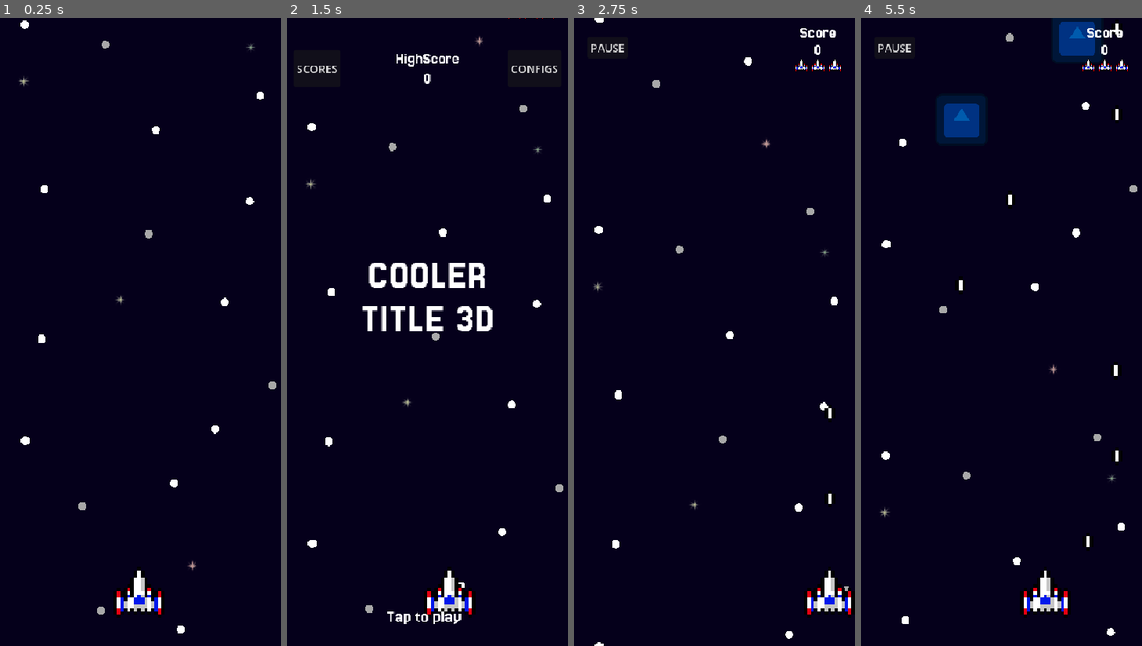
Above: before the commit, frames 1-4 (left to right).
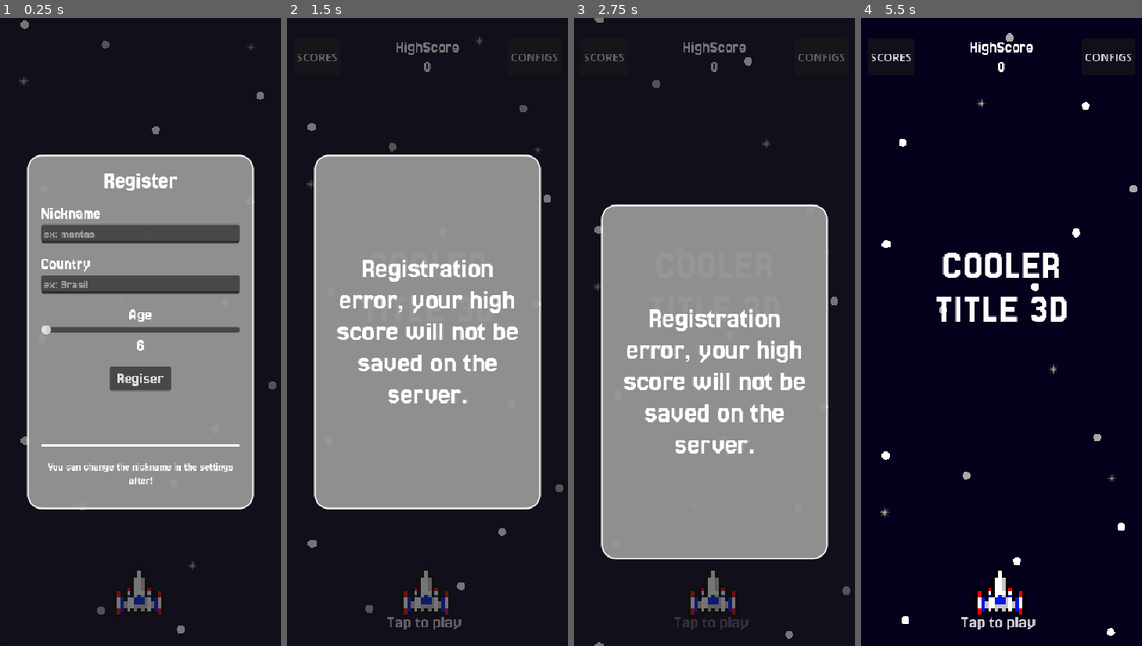
Above: after the commit, the same moments.

Repository: Juawo/space-shooter
Game: Godot game, scene res://scenes/game/main.tscn
Two runs of this game, one before a commit and one after it. Both use one fixed random seed, a clock stepped at 60 frames per second and the inputs below. The engine's default icon, where the game draws it, is replaced by a stand-in: a white triangle on a blue panel in a dark square.
Inputs (mouse positions are in pixels of both pictures, inside the frame that each line leads up to):
- Up to frame 1 (0.25 s): no input
- Up to frame 2 (1.5 s): click (427, 375) at 0.5 s, where only the run after the commit has a clickable "Regiser"; tap Enter at 1.25 s; hold Right (ui_right) from 1.28 s (still down)
- Up to frame 3 (2.75 s): release Right (ui_right) at 2 s; click (607, 49) at 2 s, where only the run before the commit has a clickable "PAUSE"
- Up to frame 4 (5.5 s): tap Enter every 0.75 s from 2.75 to 5 s; hold Left (ui_left) 2.78-3.53 s; hold Right (ui_right) 3.53-5.03 s; hold Left (ui_left) from 5.03 s (still down)

The runs differ from the first frame. In frame 1, 46% of the frame differs, in the area x 6-99%, y 0-98%; in frame 2, 48%; in frame 3, 48%, in the area x 3-100%, y 0-100%; in frame 4, 7.6%.

Commit message:
Implement player registration functionality and enhance UI feedback in the registration scene

Diff:
--- a/project.godot
+++ b/project.godot
@@ -17,9 +17,9 @@
 
 [autoload]
 
+ApiManager="*res://scripts/game/api-manager.gd"
 SessionState="*res://scripts/game/session-state.gd"
 SaveManager="*res://scripts/game/save-manager.gd"
-ApiManager="*res://scripts/game/api-manager.gd"
 GameEvents="*res://scripts/game/game-events.gd"
 
 [display]
--- a/scenes/ui/Register/register.tscn
+++ b/scenes/ui/Register/register.tscn
@@ -4,7 +4,7 @@
 [ext_resource type="FontFile" uid="uid://d30hgfkq7jl3v" path="res://assets/ui/fonts/Jersey_25/Jersey25-Regular.ttf" id="1_va7qf"]
 
 [sub_resource type="StyleBoxFlat" id="StyleBoxFlat_5snb6"]
-bg_color = Color(0.6, 0.6, 0.6, 0.63529414)
+bg_color = Color(0.6, 0.6, 0.6, 0.9254902)
 border_width_left = 2
 border_width_top = 2
 border_width_right = 2
@@ -25,14 +25,26 @@
 tracks/0/type = "value"
 tracks/0/imported = false
 tracks/0/enabled = true
-tracks/0/path = NodePath(".:position")
+tracks/0/path = NodePath("Panel2:modulate")
 tracks/0/interp = 1
 tracks/0/loop_wrap = true
 tracks/0/keys = {
 "times": PackedFloat32Array(0),
 "transitions": PackedFloat32Array(1),
 "update": 0,
-"values": [Vector2(33, 165)]
+"values": [Color(1, 1, 1, 1)]
+}
+tracks/1/type = "value"
+tracks/1/imported = false
+tracks/1/enabled = true
+tracks/1/path = NodePath("MarginContainer:position")
+tracks/1/interp = 1
+tracks/1/loop_wrap = true
+tracks/1/keys = {
+"times": PackedFloat32Array(0),
+"transitions": PackedFloat32Array(1),
+"update": 0,
+"values": [Vector2(0, 0)]
 }
 
 [sub_resource type="Animation" id="Animation_5snb6"]
@@ -41,14 +53,26 @@
 tracks/0/type = "value"
 tracks/0/imported = false
 tracks/0/enabled = true
-tracks/0/path = NodePath(".:position")
+tracks/0/path = NodePath("Panel2:modulate")
 tracks/0/interp = 2
 tracks/0/loop_wrap = true
 tracks/0/keys = {
+"times": PackedFloat32Array(0, 0.53333336),
+"transitions": PackedFloat32Array(1, 1),
+"update": 0,
+"values": [Color(1, 1, 1, 1), Color(1, 1, 1, 0)]
+}
+tracks/1/type = "value"
+tracks/1/imported = false
+tracks/1/enabled = true
+tracks/1/path = NodePath("MarginContainer:position")
+tracks/1/interp = 2
+tracks/1/loop_wrap = true
+tracks/1/keys = {
 "times": PackedFloat32Array(0, 0.23333333, 0.5),
 "transitions": PackedFloat32Array(1, 1, 1),
 "update": 0,
-"values": [Vector2(33, 165), Vector2(33, 175), Vector2(33, -498)]
+"values": [Vector2(0, 0), Vector2(0, 70), Vector2(0, -760)]
 }
 
 [sub_resource type="AnimationLibrary" id="AnimationLibrary_en3hr"]
@@ -58,32 +82,43 @@
 }
 
 [node name="Register" type="Control"]
+z_index = 30
 custom_minimum_size = Vector2(305, 419)
 layout_mode = 3
-anchor_left = 0.080000006
-anchor_top = 0.18
-anchor_right = 0.89800006
-anchor_bottom = 0.66800004
-offset_left = 0.0399971
-offset_top = -0.060012817
-offset_right = 0.052642822
-offset_bottom = 0.4446411
+anchors_preset = 15
+anchor_right = 1.0
+anchor_bottom = 1.0
+offset_bottom = 0.00036621094
 grow_horizontal = 2
 grow_vertical = 2
 script = ExtResource("1_5snb6")
-metadata/_edit_use_anchors_ = true
-
-[node name="Panel" type="Panel" parent="."]
+
+[node name="Panel2" type="Panel" parent="."]
 layout_mode = 1
 anchors_preset = 15
 anchor_right = 1.0
 anchor_bottom = 1.0
 grow_horizontal = 2
 grow_vertical = 2
+
+[node name="MarginContainer" type="MarginContainer" parent="."]
+layout_mode = 1
+anchors_preset = 15
+anchor_right = 1.0
+anchor_bottom = 1.0
+grow_horizontal = 2
+grow_vertical = 2
+theme_override_constants/margin_left = 40
+theme_override_constants/margin_top = 200
+theme_override_constants/margin_right = 40
+theme_override_constants/margin_bottom = 200
+
+[node name="Panel" type="Panel" parent="MarginContainer"]
+layout_mode = 2
 theme_override_styles/panel = SubResource("StyleBoxFlat_5snb6")
 metadata/_edit_use_anchors_ = true
 
-[node name="MarginContainer" type="MarginContainer" parent="Panel"]
+[node name="MarginContainer" type="MarginContainer" parent="MarginContainer/Panel"]
 layout_mode = 1
 anchors_preset = 15
 anchor_right = 1.0
@@ -96,73 +131,73 @@
 theme_override_constants/margin_bottom = 20
 metadata/_edit_use_anchors_ = true
 
-[node name="VBoxContainer" type="VBoxContainer" parent="Panel/MarginContainer"]
+[node name="VBoxContainer" type="VBoxContainer" parent="MarginContainer/Panel/MarginContainer"]
 layout_mode = 2
 theme_override_constants/separation = 18
 
-[node name="Label" type="Label" parent="Panel/MarginContainer/VBoxContainer"]
+[node name="Label" type="Label" parent="MarginContainer/Panel/MarginContainer/VBoxContainer"]
 layout_mode = 2
 theme_override_fonts/font = ExtResource("1_va7qf")
 theme_override_font_sizes/font_size = 34
 text = "Register"
 horizontal_alignment = 1
 
-[node name="Nickname" type="VBoxContainer" parent="Panel/MarginContainer/VBoxContainer"]
-layout_mode = 2
-
-[node name="NicknameLabe" type="Label" parent="Panel/MarginContainer/VBoxContainer/Nickname"]
+[node name="Nickname" type="VBoxContainer" parent="MarginContainer/Panel/MarginContainer/VBoxContainer"]
+layout_mode = 2
+
+[node name="NicknameLabe" type="Label" parent="MarginContainer/Panel/MarginContainer/VBoxContainer/Nickname"]
 layout_mode = 2
 theme_override_fonts/font = ExtResource("1_va7qf")
 theme_override_font_sizes/font_size = 24
 text = "Nickname"
 
-[node name="NicknameInput" type="LineEdit" parent="Panel/MarginContainer/VBoxContainer/Nickname"]
+[node name="NicknameInput" type="LineEdit" parent="MarginContainer/Panel/MarginContainer/VBoxContainer/Nickname"]
 layout_mode = 2
 theme_override_fonts/font = ExtResource("1_va7qf")
 theme_override_font_sizes/font_size = 18
 placeholder_text = "ex: mantas"
 max_length = 20
 
-[node name="Country" type="VBoxContainer" parent="Panel/MarginContainer/VBoxContainer"]
-layout_mode = 2
-
-[node name="CountryLabel" type="Label" parent="Panel/MarginContainer/VBoxContainer/Country"]
+[node name="Country" type="VBoxContainer" parent="MarginContainer/Panel/MarginContainer/VBoxContainer"]
+layout_mode = 2
+
+[node name="CountryLabel" type="Label" parent="MarginContainer/Panel/MarginContainer/VBoxContainer/Country"]
 layout_mode = 2
 theme_override_fonts/font = ExtResource("1_va7qf")
 theme_override_font_sizes/font_size = 24
 text = "Country"
 
-[node name="CountryInput" type="LineEdit" parent="Panel/MarginContainer/VBoxContainer/Country"]
+[node name="CountryInput" type="LineEdit" parent="MarginContainer/Panel/MarginContainer/VBoxContainer/Country"]
 layout_mode = 2
 theme_override_fonts/font = ExtResource("1_va7qf")
 theme_override_font_sizes/font_size = 18
 placeholder_text = "ex: Brasil"
 
-[node name="Age" type="VBoxContainer" parent="Panel/MarginContainer/VBoxContainer"]
+[node name="Age" type="VBoxContainer" parent="MarginContainer/Panel/MarginContainer/VBoxContainer"]
 layout_mode = 2
 theme_override_constants/separation = 2
 
-[node name="AgeLabel" type="Label" parent="Panel/MarginContainer/VBoxContainer/Age"]
+[node name="AgeLabel" type="Label" parent="MarginContainer/Panel/MarginContainer/VBoxContainer/Age"]
 layout_mode = 2
 theme_override_fonts/font = ExtResource("1_va7qf")
 theme_override_font_sizes/font_size = 24
 text = "Age"
 horizontal_alignment = 1
 
-[node name="AgeInput" type="HSlider" parent="Panel/MarginContainer/VBoxContainer/Age"]
+[node name="AgeInput" type="HSlider" parent="MarginContainer/Panel/MarginContainer/VBoxContainer/Age"]
 layout_mode = 2
 min_value = 6.0
 value = 6.0
 tick_count = 1
 
-[node name="AgeValue" type="Label" parent="Panel/MarginContainer/VBoxContainer/Age"]
+[node name="AgeValue" type="Label" parent="MarginContainer/Panel/MarginContainer/VBoxContainer/Age"]
 layout_mode = 2
 theme_override_fonts/font = ExtResource("1_va7qf")
 theme_override_font_sizes/font_size = 24
 text = "6"
 horizontal_alignment = 1
 
-[node name="Button" type="Button" parent="Panel/MarginContainer/VBoxContainer"]
+[node name="Button" type="Button" parent="MarginContainer/Panel/MarginContainer/VBoxContainer"]
 custom_minimum_size = Vector2(90, 36)
 layout_mode = 2
 size_flags_horizontal = 4
@@ -172,23 +207,33 @@
 text = "Regiser
 "
 
-[node name="Detail" type="VBoxContainer" parent="Panel/MarginContainer/VBoxContainer"]
+[node name="Detail" type="VBoxContainer" parent="MarginContainer/Panel/MarginContainer/VBoxContainer"]
 layout_mode = 2
 size_flags_vertical = 10
 theme_override_constants/separation = 20
 
-[node name="HSeparator" type="HSeparator" parent="Panel/MarginContainer/VBoxContainer/Detail"]
+[node name="HSeparator" type="HSeparator" parent="MarginContainer/Panel/MarginContainer/VBoxContainer/Detail"]
 custom_minimum_size = Vector2(0, 5)
 layout_mode = 2
 theme_override_constants/separation = 5
 theme_override_styles/separator = SubResource("StyleBoxFlat_llqps")
 
-[node name="Detail" type="Label" parent="Panel/MarginContainer/VBoxContainer/Detail"]
+[node name="Detail" type="Label" parent="MarginContainer/Panel/MarginContainer/VBoxContainer/Detail"]
 custom_minimum_size = Vector2(265, 50)
 layout_mode = 2
 theme_override_fonts/font = ExtResource("1_va7qf")
 theme_override_font_sizes/font_size = 16
 text = "You can change the nickname in the settings after!"
+horizontal_alignment = 1
+autowrap_mode = 2
+
+[node name="Feedback" type="Label" parent="MarginContainer/Panel/MarginContainer"]
+visible = false
+custom_minimum_size = Vector2(50, 30)
+layout_mode = 2
+theme_override_fonts/font = ExtResource("1_va7qf")
+theme_override_font_sizes/font_size = 42
+text = "Registered player"
 horizontal_alignment = 1
 autowrap_mode = 2
 
@@ -197,5 +242,10 @@
 &"": SubResource("AnimationLibrary_en3hr")
 }
 
-[connection signal="value_changed" from="Panel/MarginContainer/VBoxContainer/Age/AgeInput" to="." method="_on_h_slider_value_changed"]
-[connection signal="pressed" from="Panel/MarginContainer/VBoxContainer/Button" to="." method="_on_button_pressed"]
+[node name="Timer" type="Timer" parent="."]
+wait_time = 2.0
+one_shot = true
+
+[connection signal="value_changed" from="MarginContainer/Panel/MarginContainer/VBoxContainer/Age/AgeInput" to="." method="_on_h_slider_value_changed"]
+[connection signal="pressed" from="MarginContainer/Panel/MarginContainer/VBoxContainer/Button" to="." method="_on_button_pressed"]
+[connection signal="timeout" from="Timer" to="." method="_on_timer_timeout"]
--- a/scripts/game/api-manager.gd
+++ b/scripts/game/api-manager.gd
@@ -5,16 +5,27 @@
 
 var API_URL_BASE := "https://madalyn-thoroughgoing-continuedly.ngrok-free.dev/"
 var headers_base = ["Content-Type: application/json"]
+var register_scene := preload("res://scenes/ui/Register/register.tscn")
 
 func _ready() -> void:
 	process_mode = Node.PROCESS_MODE_ALWAYS
+	SaveManager.loaded_data.connect(on_loaded_data)
+
+func on_loaded_data():
+	if SaveManager.player_id == "" or SaveManager.player_id == null:
+		var scene = register_scene.instantiate()
+		var ui_layer = get_tree().current_scene.find_child("UI")
+		if ui_layer:
+			ui_layer.add_child(scene)
+		else:
+			get_tree().current_scene.add_child(scene)
 
 func register_player(data : Dictionary):
 	var request = HTTPRequest.new()
 	add_child(request)
 	request.request_completed.connect(_on_register_request_completed)
 
-	var url = API_URL_BASE+"/api/Player"
+	var url = API_URL_BASE+"api/Player"
 	var data_string = JSON.stringify(data)
 
 	var err = request.request(url, headers_base, HTTPClient.METHOD_POST, data_string)
--- a/scripts/game/game-events.gd
+++ b/scripts/game/game-events.gd
@@ -6,6 +6,5 @@
 signal game_over
 signal game_requested
 signal hud_closed
-
 func _ready() -> void:
 	process_mode = Node.PROCESS_MODE_ALWAYS
--- a/scripts/game/save-manager.gd
+++ b/scripts/game/save-manager.gd
@@ -1,10 +1,11 @@
 extends Node
+
+signal loaded_data
 
 var high_score : int = 0
 var player_id : String = ""
 var player_nickname : String = ""
 var score_id : String = ""
-
 
 # No topo do script SaveManager
 var file_path : String
@@ -35,6 +36,7 @@
 func load_data () -> void:
 	if not FileAccess.file_exists(file_path):
 		print ("O arquivo de dados nao existe.")
+		loaded_data.emit()
 		save_data()
 	var load_file = FileAccess.open(file_path, FileAccess.READ)
 	if not load_file:
@@ -51,3 +53,4 @@
 		score_id = json_data.score_id
 		# Sincroniza com o SessionState
 		SessionState.high_score = high_score
+	loaded_data.emit()
--- a/scripts/ui/Register/register.gd
+++ b/scripts/ui/Register/register.gd
@@ -1,10 +1,16 @@
 extends Control
 
-@onready var age_value: Label = $Panel/MarginContainer/VBoxContainer/Age/AgeValue
-@onready var age_input = $Panel/MarginContainer/VBoxContainer/Age/AgeInput
-@onready var country_input: LineEdit = $Panel/MarginContainer/VBoxContainer/Country/CountryInput
-@onready var nickname_input: LineEdit = $Panel/MarginContainer/VBoxContainer/Nickname/NicknameInput
+
+@onready var v_box_container: VBoxContainer = $MarginContainer/Panel/MarginContainer/VBoxContainer
+@onready var nickname_input: LineEdit = $MarginContainer/Panel/MarginContainer/VBoxContainer/Nickname/NicknameInput
+@onready var country_input: LineEdit = $MarginContainer/Panel/MarginContainer/VBoxContainer/Country/CountryInput
+@onready var age_input: HSlider = $MarginContainer/Panel/MarginContainer/VBoxContainer/Age/AgeInput
+@onready var age_value: Label = $MarginContainer/Panel/MarginContainer/VBoxContainer/Age/AgeValue
+
 @onready var animation_player: AnimationPlayer = $AnimationPlayer
+@onready var feedback: Label = $MarginContainer/Panel/MarginContainer/Feedback
+
+@onready var timer: Timer = $Timer
 
 func _ready() -> void:
 	ApiManager.play_registered.connect(register_feedback)
@@ -15,13 +21,28 @@
 
 func _on_button_pressed() -> void:
 	var player_data = {
-		"nickname" : nickname_input.text,
-		"country" : country_input.text,
-		"age" : age_input.value
+		"Nickname" : nickname_input.text,
+		"Country" : country_input.text,
+		"Age" : int(age_input.value)
 	}
 	ApiManager.register_player(player_data)
+	print(player_data)
 
 func register_feedback(is_registered : bool):
 	if is_registered:
-		pass
-		# TODO : TERMINAR AQ, RETORNO SOBRE CADASTRO
+		v_box_container.visible = false
+		feedback.visible = true
+		timer.start(2)
+		await timer.timeout
+		animation_player.play("close_register")
+		await animation_player.animation_finished
+		self.queue_free()
+	else :
+		feedback.text = "Registration error, your high score will not be saved on the server."
+		v_box_container.visible = false
+		feedback.visible = true
+		timer.start(2)
+		await timer.timeout
+		animation_player.play("close_register")
+		await animation_player.animation_finished
+		self.queue_free()
